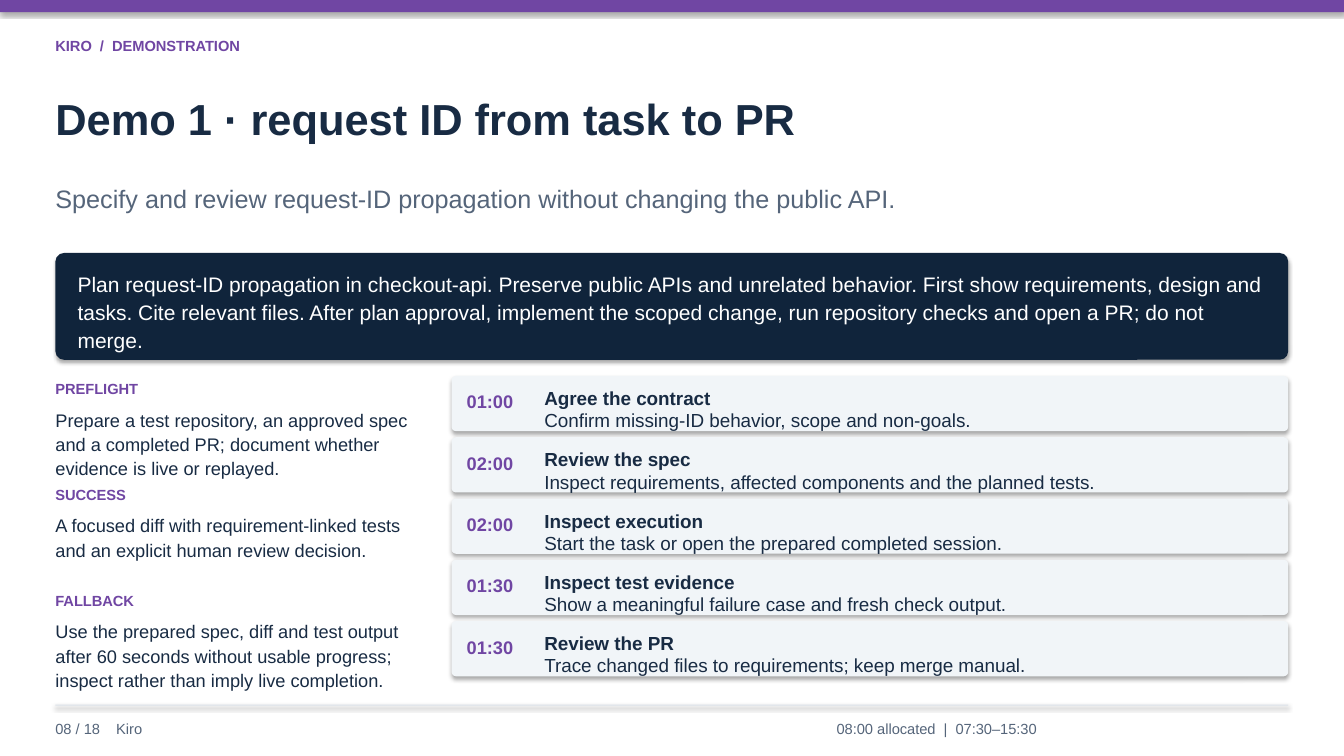
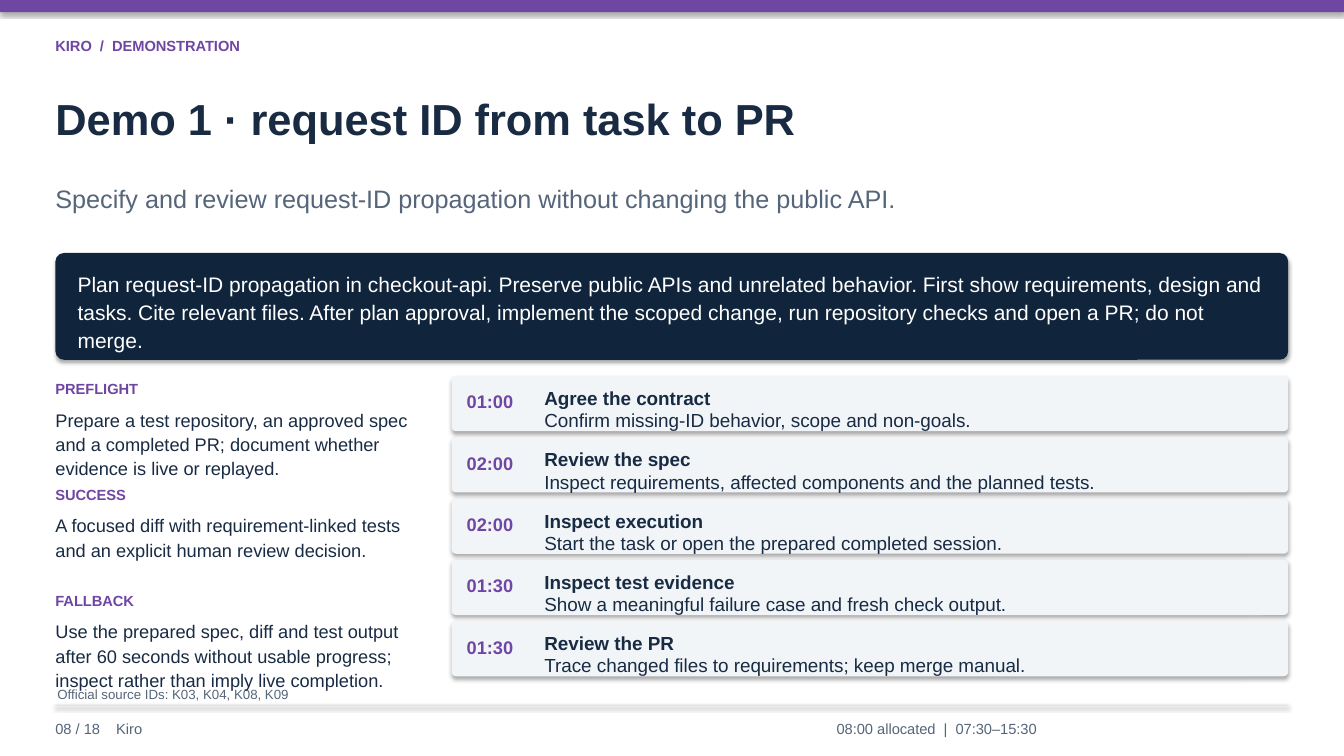
Before and after one commit to lyrel-dev/frontier-agents, a slide deck: slide 8 of presentations/kiro-presentation.pptx. Drawn at 1344x756 pixels with LibreOffice and Linux fonts; fonts in the diff are those of the drawing. Boxes give left, top, right and bottom in pixels: in the first picture for what was removed or moved away, otherwise in the second. Text is boxed around its words. In the diff, an @@ line names an element or a change of style, - is before the commit and + after.

```diff
--- a/presentations/kiro-presentation.pptx
+++ b/presentations/kiro-presentation.pptx
@@ text added at (57,689,289,701), 9.5 pt, text #55657A @@
+Official source IDs: K03, K04, K08, K09
```
Also in this commit, not shown: 17 other slides changed, 21 slides added.
